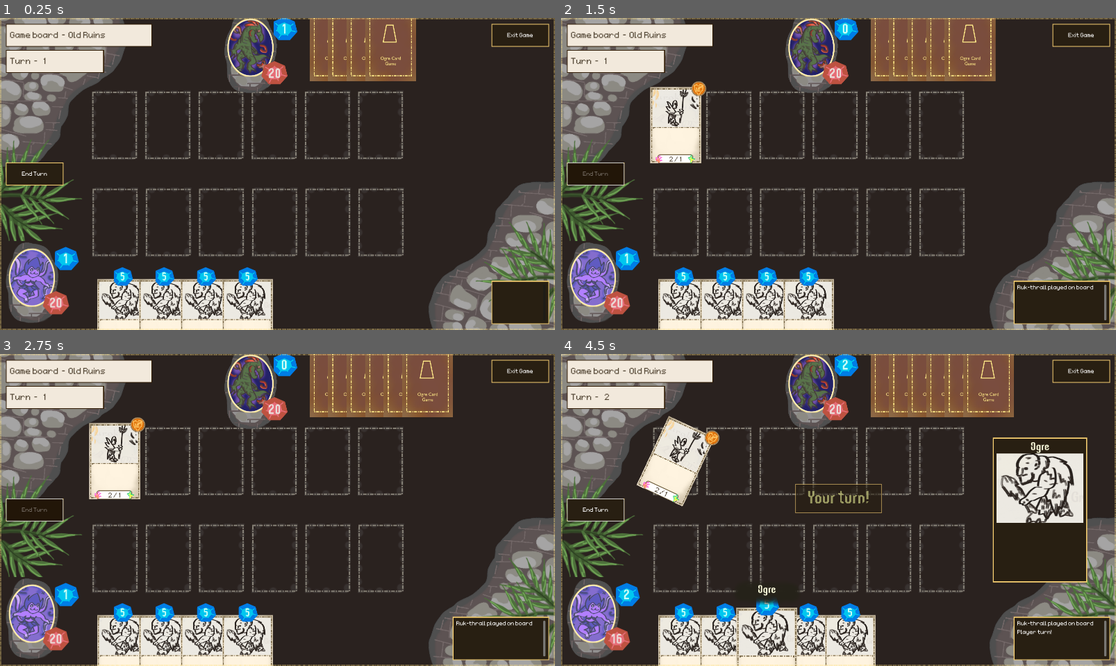
Above: before the commit, frames 1-4 (two rows, left to right).
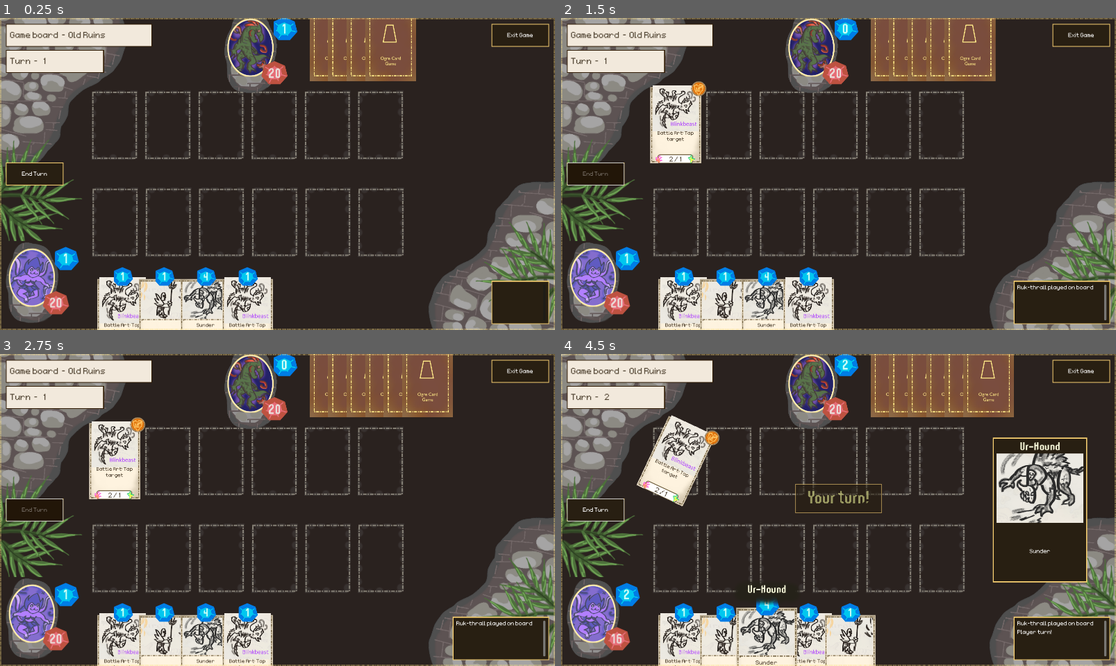
Above: after the commit, the same moments.

Repository: OttoElomaa/Godot-4-Ogre-Card-Game
Game: Godot game, scene res://GameScenes/main.tscn
The game is run twice, just before and just after one commit, with the same random seed, the same clock (stepped at 60 frames per second) and the same inputs.
Inputs (mouse positions are in pixels of both pictures, inside the frame that each line leads up to):
- Up to frame 1 (0.25 s): no input
- Up to frame 2 (1.5 s): click (594, 174) at 0.5 s; click (594, 174) at 1.25 s
- Up to frame 3 (2.75 s): click (33, 510) at 2 s
- Up to frame 4 (4.5 s): drag from (683, 653) to (816, 385) at 2.77 s; drag from (727, 653) to (816, 385) at 3.52 s; move the mouse to (766, 653) at 4.27 s; click (766, 653) at 4.42 s

The runs differ from the first frame. In frame 1, 2.3% of the frame differs, in the area x 17-49%, y 81-100%; in frame 2, 3.0%; in frame 3, 3.0%; in frame 4, 5.6%, in the area x 16-95%, y 19-100%.

Commit message:
CardsManager/BattleSys: Ritual cards like Blast can now be played. Card: Changes to destroyAndAnimate

Diff:
--- a/Cards/Creatures/Cr-BlinkBeast.tscn
+++ b/Cards/Creatures/Cr-BlinkBeast.tscn
@@ -13,6 +13,7 @@
 bolsterHealth = 2
 
 [node name="BattleArt" parent="Effects" index="2"]
+isActive = true
 hasTap = true
 
 [node name="Art" parent="Frontside" index="1"]
--- a/Cards/card.gd
+++ b/Cards/card.gd
@@ -388,14 +388,21 @@
 
 
 
-func destroyCardOne():
+func destroyAndAnimate(toAnimate:bool):
+	if not isSpell:
+		mySlot.isAvailable = true
+
+	statesDestroy()
+	if toAnimate:
+		animateDestroyCard()
+
+
+func animateDestroyCard():
 	if actionState == CardActionStates.DESTROYED:
 		$BodyAnimations.play("DestroyBoardCard")
 
 
 func destroyCardTwo():
-	#self.queue_free()
-
 	cardsManager.moveToDiscard(self)
 
 
--- a/Cards/card.tscn
+++ b/Cards/card.tscn
@@ -155,7 +155,7 @@
 "transitions": PackedFloat32Array(1),
 "values": [{
 "args": [],
-"method": &"destroyCardOne"
+"method": &"animateDestroyCard"
 }]
 }
 
--- a/Cards/cardEffectNode.gd
+++ b/Cards/cardEffectNode.gd
@@ -25,7 +25,8 @@
 func createText() -> String:
 
 	var text = ""
-
+	if not isActive:
+		return text
 
 	#### ADD INFLICT
 	if inflict > 0:
@@ -61,19 +62,6 @@
 	return isActive
 
 
-func cast(target:Card) -> bool:
-
-	if bolsterDamage > 0 or bolsterHealth > 0:
-		target.tempDamage += bolsterDamage
-		target.tempHealth += bolsterHealth
-		target.updateCardLabels()
-		return true
-
-	if hasTap:
-		target.rest()
-
-	return false
-
 
 func activate(target:Card) -> bool:
 
@@ -82,5 +70,39 @@
 	return false
 
 
+
+func cast(target:Card) -> bool:
+	var success := false
+
+	#### INFLICT
+	if inflict > 0:
+		target.tempHealth -= inflict
+		target.health -= inflict
+		success = true
+	elif inflictCreature > 0:
+		target.tempHealth -= inflictCreature
+		target.health -= inflictCreature
+		success = true
+
+	#### BOLSTER
+	if bolsterDamage > 0 or bolsterHealth > 0:
+		target.tempDamage += bolsterDamage
+		target.tempHealth += bolsterHealth
+		success = true
+
+	if hasTap:
+		target.rest()
+		success = true
+
+	target.updateCardLabels()
+	if target.tempHealth <= 0:
+		target.destroyAndAnimate(true)
+
+	return success
+
+
+
+
+
 func processPlayerBattleArt(target:Card):
 	pass
--- a/GameScenes/battle_system.gd
+++ b/GameScenes/battle_system.gd
@@ -164,6 +164,26 @@
 		handlePlayerAttackEnemy()
 		updateResourceLabels()
 		return
+
+
+
+func handlePlayerRitual(c:Card, target:Card) -> bool:
+
+	#### GET CARD in SLOT
+	if target:
+		var success = c.ritualNode.activate(target)
+		#if success:
+			#c.destroyAndAnimate(true)
+		return success
+
+	#### IF CARD=NULL, TARGET ENEMY PORTRAIT
+	else:
+		handlePlayerAttackEnemy()
+		updateResourceLabels()
+		return true
+
+	return false
+
 
 
 func handlePlayerCast():
@@ -279,14 +299,10 @@
 
 	#### HANDLE DESTROYING THE CARDS THAT TOOK LETHAL DAMAGE
 	for c:Card in cardsToDestroy:
-		c.mySlot.isAvailable = true
-		#c.destroyCardOne()
-		c.statesDestroy()
-
-	#### PROCESS TARGET CARD'S STATUS
-	if targetCard in cardsToDestroy:
-		targetCard.destroyCardOne()
-
+		if c == attackCard:
+			c.destroyAndAnimate(false)
+		else:
+			c.destroyAndAnimate(true)
 
 	return attackerDestroyed
 
--- a/GameScenes/card_loader.gd
+++ b/GameScenes/card_loader.gd
@@ -27,7 +27,7 @@
 
 	for i in range(10):
 		cards.append(createCard("res://Cards/Creatures/Cr-SlaghRider.tscn"))
-	for i in range(10):
+	for i in range(30):
 		cards.append(createCard("res://Cards/Rituals/Sp-Blast.tscn"))
 
 	for i in range(20):
--- a/GameScenes/cards_manager.gd
+++ b/GameScenes/cards_manager.gd
@@ -185,8 +185,23 @@
 	var success := false
 	var c = currentDraggedCard
 
+	#### HANDLE RITUAL USE CASE
+	var resultCards:Array = main.fetchMouseOverObjects(COLLISION_MASK_CARD)
+	var target:Card = null
+
+	if not resultCards.is_empty():
+		for res in resultCards:
+			if not getCollidedObject(res) == currentDraggedCard:
+				target = getCollidedObject(res)
+
+		if target and c.isSpell:
+			success = battleSystem.handlePlayerRitual(c, target)
+	if success:
+		c.destroyAndAnimate(true)
+
+	#### HANDLE ATTACKING
 	#### FIND CARD SLOT
-	var results = main.fetchMouseOverObjects(COLLISION_MASK_CARD_SLOT)
+	var results:Array = main.fetchMouseOverObjects(COLLISION_MASK_CARD_SLOT)
 	if results.size() > 0:
 		var selectedSlot:CardSlot = getCollidedObject(results[0])
 
@@ -195,9 +210,10 @@
 			if selectedSlot.isAvailable and c.manaCost <= battleSystem.playerMana:
 				if main.checkSlotPlayer(selectedSlot):
 					success = handlePlaceCardInSlot(c, selectedSlot)
+
 		#### CARD IS SPELL:
-		else:
-			success = handlePlayRitual(c, selectedSlot)
+		#else:
+			#success = handlePlayRitual(c, selectedSlot)
 
 
 	if success:
